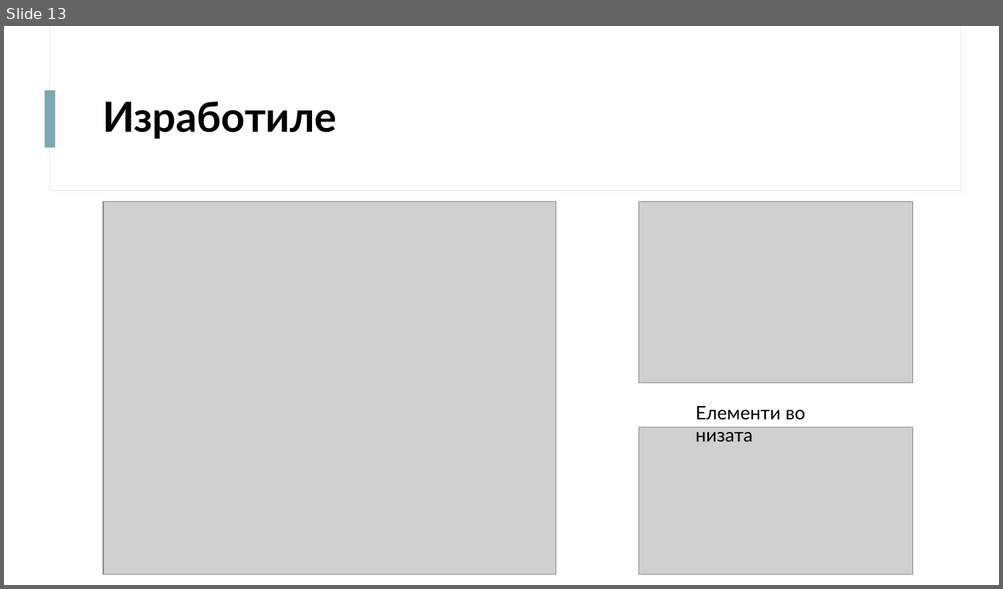
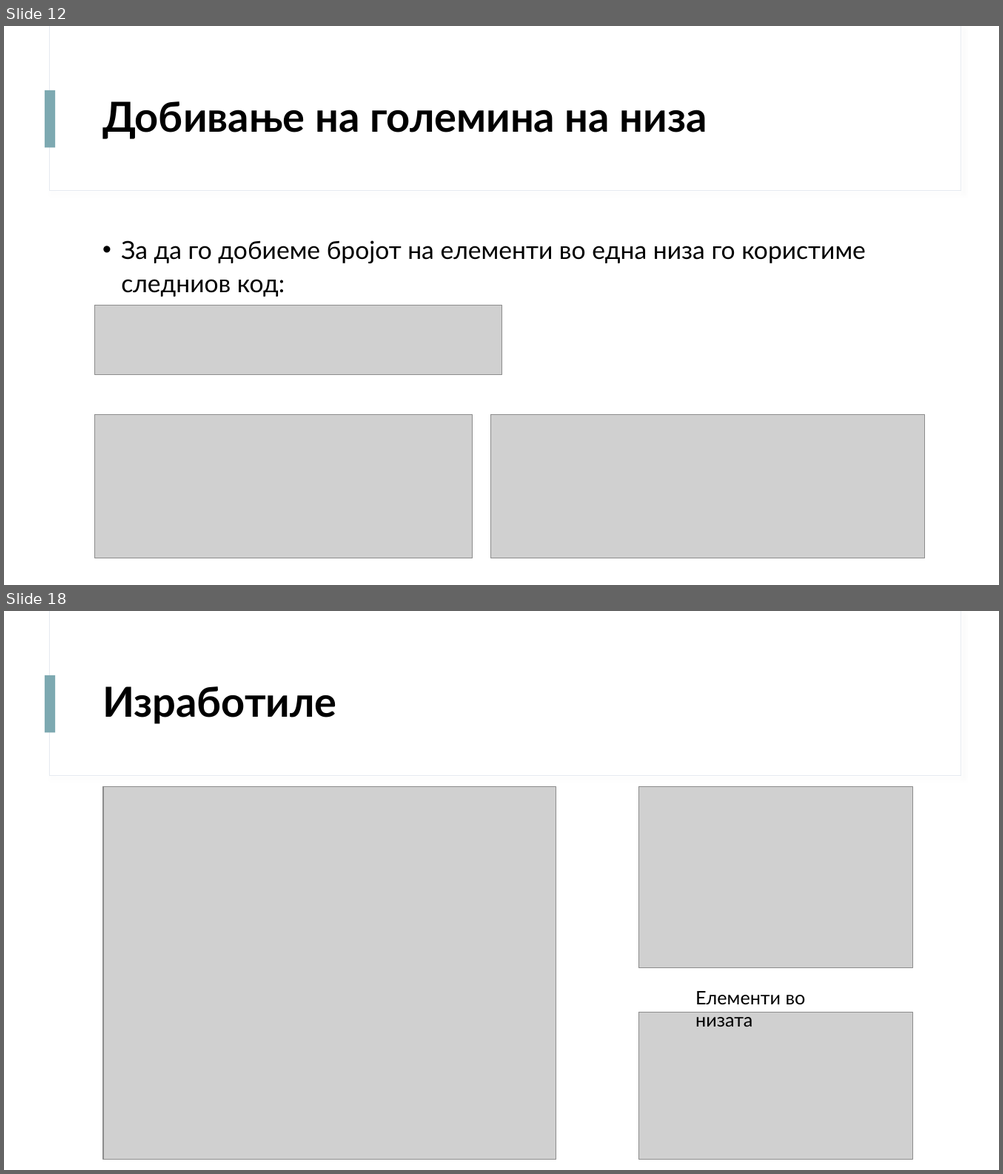
Before and after one commit to davidanastasov/Programski, a slide deck: Nizi/Prezentacija/Nizi.pptx. Shown one above the other, each under a label of ours: slide 13 before the commit, slides 12 and 18 after it; the slides between them are not shown. The pictures are 1003x589 and 1003x1174 pixels, drawn with LibreOffice and Linux fonts; fonts in the diff are those of the drawing; grey boxes stand for pictures. Boxes give left, top, right and bottom in pixels: in the first picture for what was removed or moved away, otherwise in the second. Text is boxed around its words. In the diff, an @@ line names an element or a change of style, - is before the commit and + after.

```diff
--- a/Nizi/Prezentacija/Nizi.pptx
+++ b/Nizi/Prezentacija/Nizi.pptx
@@ slide 12 added at <box>4,26,999,585</box>, background #FFFFFF; not listed: 3 template elements that a slide beside it also shows @@
@@ title added at <box>102,101,707,139</box>, 40 pt, text #000000, bold @@
+Добивање на големина на низа
@@ text added at <box>121,241,865,297</box>, 24 pt, text #000000 @@
+• За да го добиеме бројот на елементи во една низа го користиме следниов код:
@@ picture added at <box>95,306,502,375</box> @@
@@ picture added at <box>95,414,472,559</box> @@
@@ picture added at <box>491,414,925,559</box> @@
@@ what was slide 13 is now slide 18 @@
```
Also in this commit, not shown: 5 slides changed, 6 other slides added, 2 slides removed, 5 other files.
